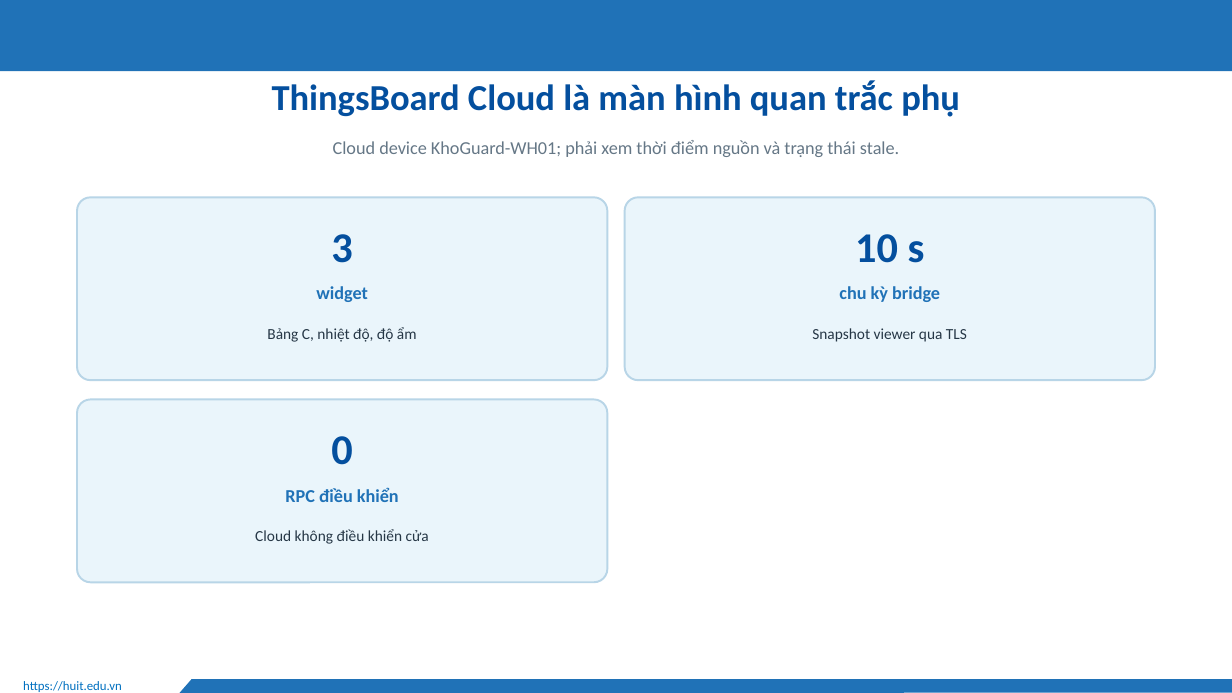
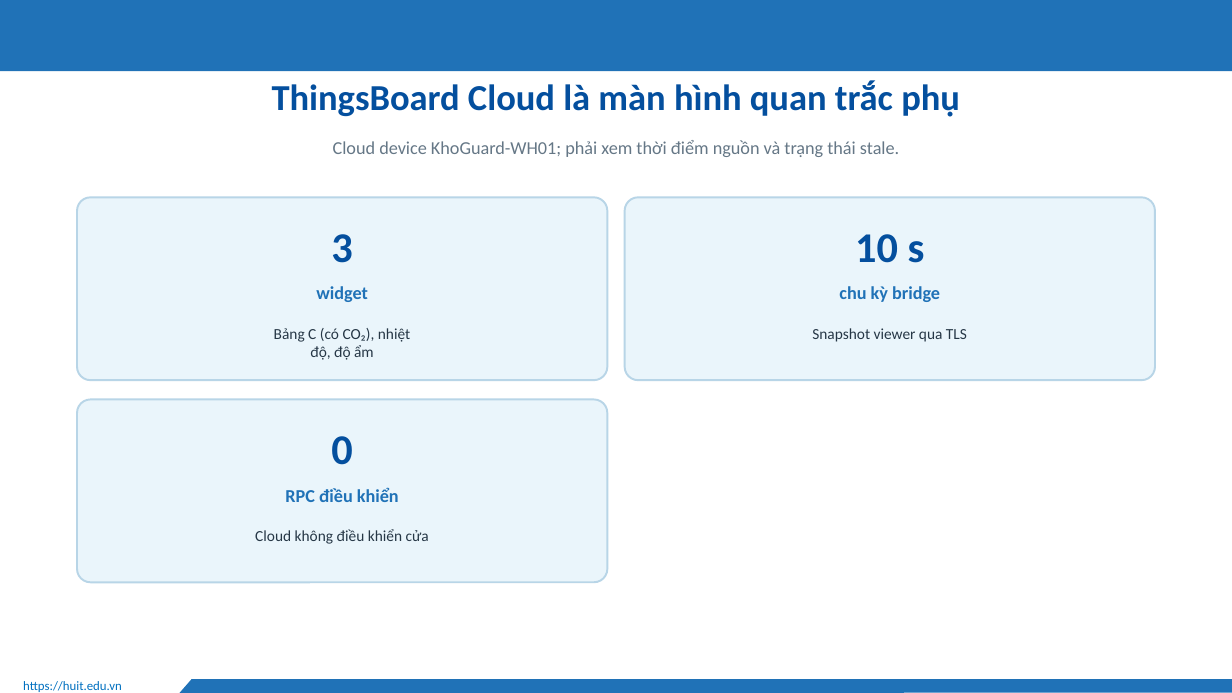
Before and after one commit to Huuloc123456/khoguard-iot, a slide deck: slide 24 of docs/slides/KhoGuard-thuyet-trinh.pptx (slide 21 before the commit). Drawn at 1232x693 pixels with LibreOffice and Linux fonts; fonts in the diff are those of the drawing; background and template pictures are left out. Boxes give left, top, right and bottom in pixels: in the first picture for what was removed or moved away, otherwise in the second. Text is boxed around its words. In the diff, an @@ line names an element or a change of style, - is before the commit and + after.

```diff
--- a/docs/slides/KhoGuard-thuyet-trinh.pptx
+++ b/docs/slides/KhoGuard-thuyet-trinh.pptx
@@ text at (x1=274, y1=328, x2=410, y2=360): text changed @@
-Bảng C, nhiệt độ, độ ẩm
+Bảng C (có CO₂), nhiệt độ, độ ẩm
```
Also in this commit, not shown: 17 other slides changed, 4 slides added, 7 other files.
